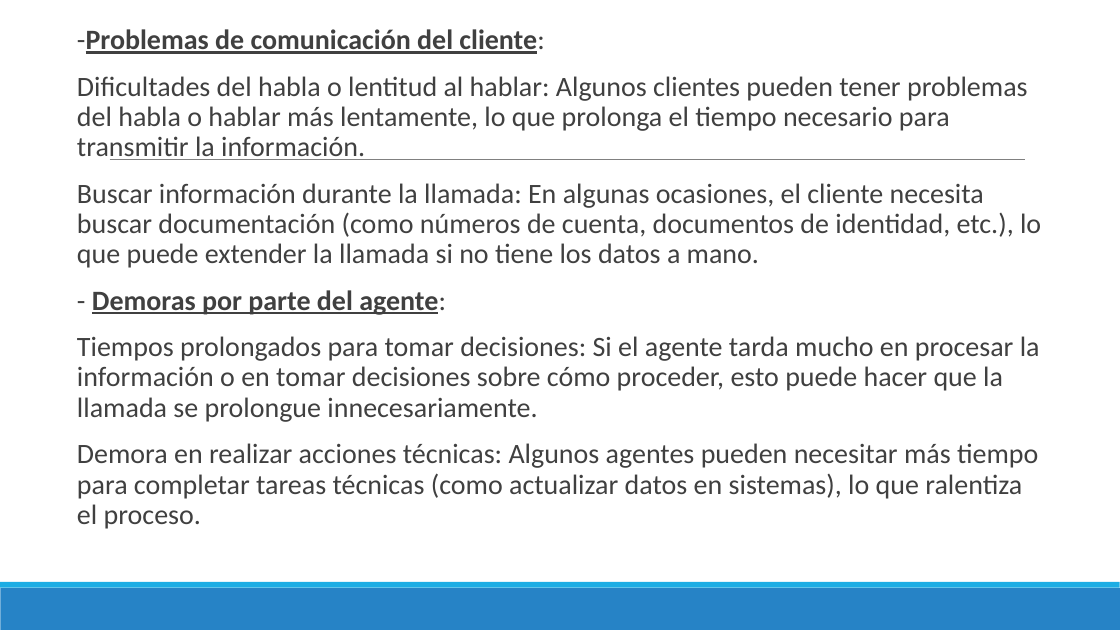
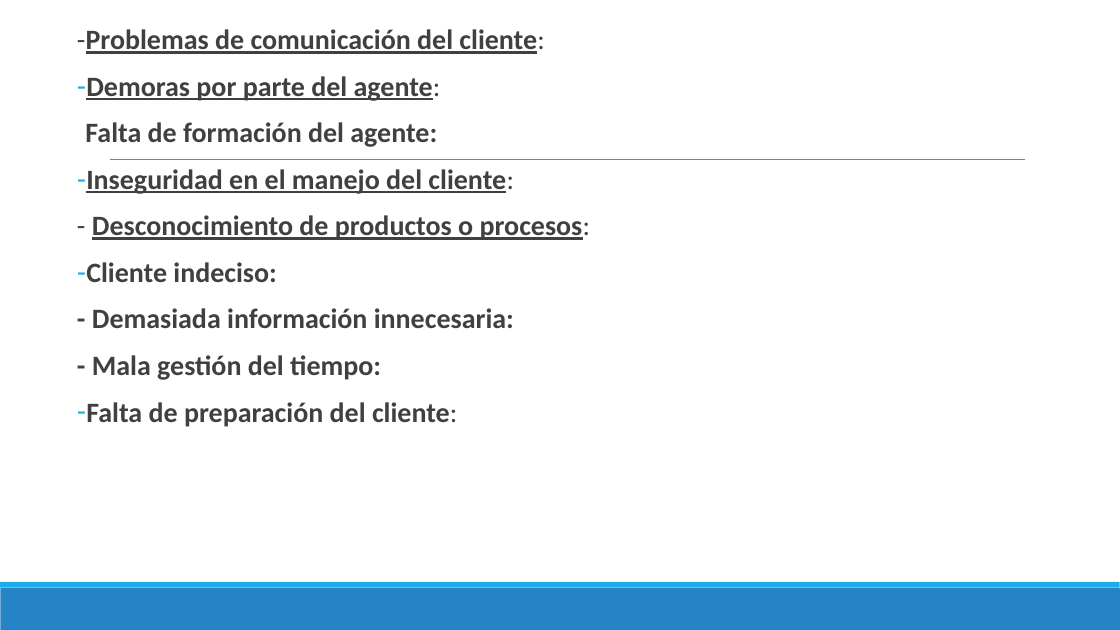
Before and after one commit to MarinaTorba/PersonalDataProrjects, a slide deck: slide 21 of Equip_B/results/Marketing/20241012_Borrador_desafiament_1_Marketing.pptx (slide 25 before the commit). Drawn at 1120x630 pixels with LibreOffice and Linux fonts; fonts in the diff are those of the drawing. Boxes give left, top, right and bottom in pixels: in the first picture for what was removed or moved away, otherwise in the second. Text is boxed around its words. In the diff, an @@ line names an element or a change of style, - is before the commit and + after.

```diff
--- a/Equip_B/results/Marketing/20241012_Borrador_desafiament_1_Marketing.pptx
+++ b/Equip_B/results/Marketing/20241012_Borrador_desafiament_1_Marketing.pptx
@@ text at bbox=[85, 76, 591, 427]: text changed; bold on @@
-Dificultades del habla o lentitud al hablar: Algunos clientes pueden tener problemas del habla o hablar más lentamente, lo que prolonga el tiempo necesario para transmitir la información.
-Buscar información durante la llamada: En algunas ocasiones, el cliente necesita buscar documentación (como números de cuenta, documentos de identidad, etc.), lo que puede extender la llamada si no tiene los datos a mano.
-- Demoras por parte del agente:
-Tiempos prolongados para tomar decisiones: Si el agente tarda mucho en procesar la información o en tomar decisiones sobre cómo proceder, esto puede hacer que la llamada se prolongue innecesariamente.
-Demora en realizar acciones técnicas: Algunos agentes pueden necesitar más tiempo para completar tareas técnicas (como actualizar datos en sistemas), lo que ralentiza el proceso.
+– Demoras por parte del agente:
+  Falta de formación del agente:
+– Inseguridad en el manejo del cliente:
+- Desconocimiento de productos o procesos:
+– Cliente indeciso:
+- Demasiada información innecesaria:
+- Mala gestión del tiempo:
+– Falta de preparación del cliente:
```
Also in this commit, not shown: 9 other slides changed, 8 slides removed, 1 other file.
